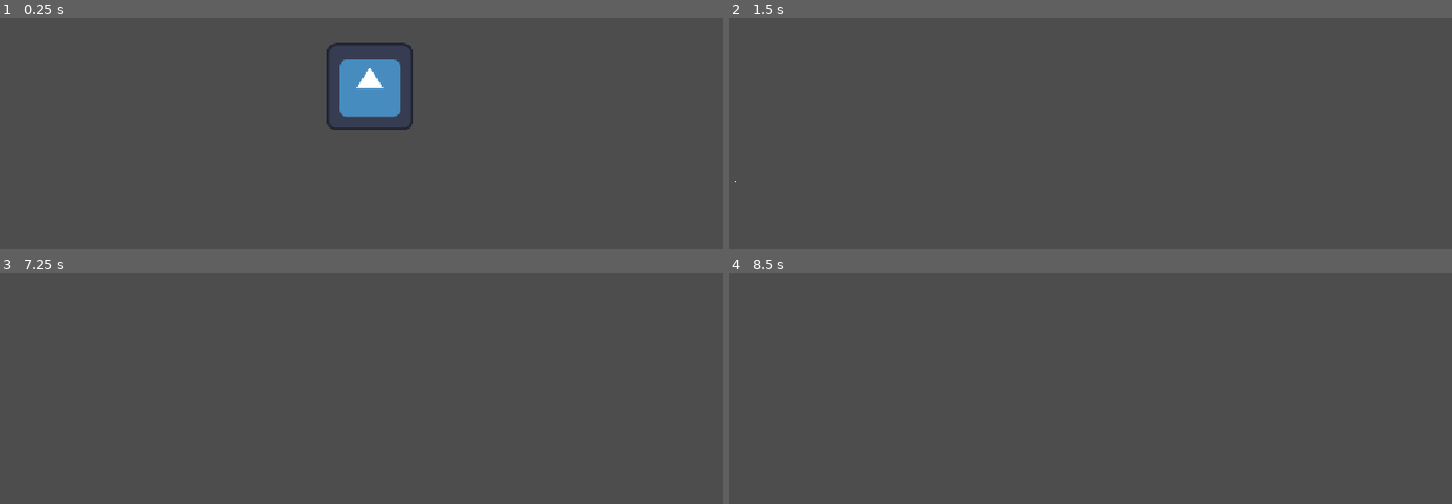
Above: before the commit, frames 1-4 (two rows, left to right).
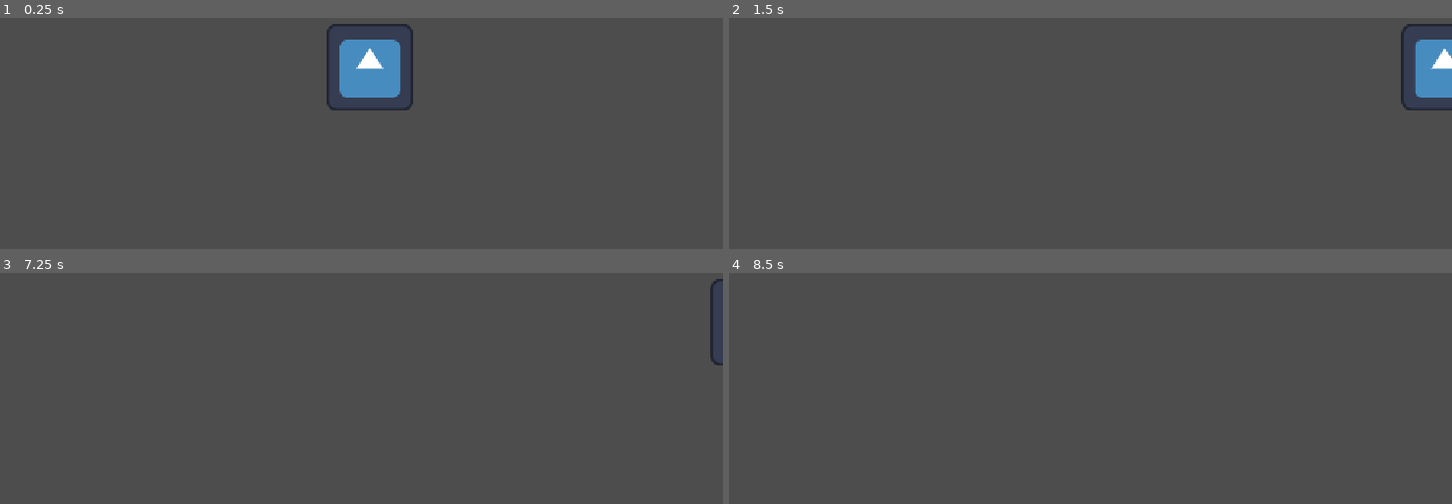
Above: after the commit, the same moments.

Repository: Cyclic612/wheel-spider-game2
Game: Godot game, scene res://character_body_2d.tscn
Two runs of this game, one before a commit and one after it. Both use one fixed random seed, a clock stepped at 60 frames per second and the inputs below. The engine's default icon, where the game draws it, is replaced by a stand-in: a white triangle on a blue panel in a dark square.
Inputs:
- Up to frame 1 (0.25 s): no input
- Up to frame 2 (1.5 s): tap Enter (ui_accept) at 0.5, 0.77, 0.8, 1.07, 1.35 s; hold Right (ui_right) from 0.53 s (still down); tap Q (dash, bound only after the commit) at 0.6 s
- Up to frame 3 (7.25 s): tap Enter (ui_accept) at 1.52, 1.82, 2, 2.3, 2.75, 3.02, 3.32, 3.5, 3.6, 3.77, 4.07, 4.25, 4.52, 4.82, 5, 5.3, 5.85, 6.02, 6.32, 6.77, 6.8, 7.07 s; tap Q (dash, bound only after the commit) at 1.55, 2.1, 2.85, 4.35, 5.1, 6.05, 6.6 s; release Right (ui_right) at 2.03 s; hold Left (ui_left) 2.03-2.78 s; hold Right (ui_right) 2.78-4.28 s; hold Left (ui_left) 4.28-5.03 s; hold Right (ui_right) 5.03-5.78 s; hold Left (ui_left) from 5.78 s (still down)
- Up to frame 4 (8.5 s): release Left (ui_left) at 7.28 s; hold Right (ui_right) from 7.28 s (still down); tap Q (dash, bound only after the commit) at 7.35 s; tap Enter (ui_accept) at 7.52, 7.82, 8.1 s

The runs differ from the first frame. In frame 1, 2.2% of the frame differs, in the area x 45-58%, y 2-49%; in frame 2, 1.6%; in frame 3, 0.2%; in frame 4, nothing differs.

Commit message:
Added movement logic

Diff:
--- a/character_body_2d.gd
+++ b/character_body_2d.gd
@@ -1,25 +1,39 @@
 extends CharacterBody2D
 
-
-const SPEED = 300.0
-const JUMP_VELOCITY = -400.0
+# Variable initialization
+const SPEED = 500.0
+const DASH_SPEED = 1500.0
+const ACCELERATION = 0.05
+var dashing = false
+var can_dash = true
 
 
 func _physics_process(delta: float) -> void:
-	# Add the gravity.
-	if not is_on_floor():
-		velocity += get_gravity() * delta
+	# Takes movement inputs and gives player ice physics with a lerp
+	var direction := Input.get_vector("move_left", "move_right", "move_up", "move_down")
+	var top_speed = Vector2.ZERO
 
-	# Handle jump.
-	if Input.is_action_just_pressed("ui_accept") and is_on_floor():
-		velocity.y = JUMP_VELOCITY
+	# Checks which speed value to use to update the player's velocity
+	if dashing:
+		top_speed = DASH_SPEED * direction
+	else:
+		top_speed = SPEED * direction
+	velocity = velocity.lerp(top_speed, ACCELERATION)
 
-	# Get the input direction and handle the movement/deceleration.
-	# As good practice, you should replace UI actions with custom gameplay actions.
-	var direction := Input.get_axis("ui_left", "ui_right")
-	if direction:
-		velocity.x = direction * SPEED
-	else:
-		velocity.x = move_toward(velocity.x, 0, SPEED)
+	# Starts dash
+	if Input.is_action_just_pressed("dash") and can_dash:
+		dashing = true
+		can_dash = false
+		$DashCooldown.start()
+		$DashDuration.start()
 
 	move_and_slide()
+
+
+# Ends dash
+func _on_dash_timer_timeout() -> void:
+	dashing = false
+
+
+func _on_dash_cooldown_timeout() -> void:
+	can_dash = true
--- a/character_body_2d.tscn
+++ b/character_body_2d.tscn
@@ -19,4 +19,11 @@
 position = Vector2(594, 385)
 shape = SubResource("CircleShape2D_g4v7s")
 
-[node name="CPUParticles2D" type="CPUParticles2D" parent="." unique_id=1482851933]
+[node name="DashDuration" type="Timer" parent="." unique_id=2080913080]
+wait_time = 0.2
+
+[node name="DashCooldown" type="Timer" parent="." unique_id=1240501381]
+wait_time = 5.0
+
+[connection signal="timeout" from="DashDuration" to="." method="_on_dash_timer_timeout"]
+[connection signal="timeout" from="DashCooldown" to="." method="_on_dash_cooldown_timeout"]
--- a/project.godot
+++ b/project.godot
@@ -20,6 +20,38 @@
 window/stretch/mode="canvas_items"
 window/stretch/aspect="expand"
 
+[input]
+
+move_right={
+"deadzone": 0.2,
+"events": [Object(InputEventKey,"resource_local_to_scene":false,"resource_name":"","device":-1,"window_id":0,"alt_pressed":false,"shift_pressed":false,"ctrl_pressed":false,"meta_pressed":false,"pressed":false,"keycode":0,"physical_keycode":68,"key_label":0,"unicode":100,"location":0,"echo":false,"script":null)
+, Object(InputEventKey,"resource_local_to_scene":false,"resource_name":"","device":-1,"window_id":0,"alt_pressed":false,"shift_pressed":false,"ctrl_pressed":false,"meta_pressed":false,"pressed":false,"keycode":0,"physical_keycode":4194321,"key_label":0,"unicode":0,"location":0,"echo":false,"script":null)
+]
+}
+move_left={
+"deadzone": 0.2,
+"events": [Object(InputEventKey,"resource_local_to_scene":false,"resource_name":"","device":-1,"window_id":0,"alt_pressed":false,"shift_pressed":false,"ctrl_pressed":false,"meta_pressed":false,"pressed":false,"keycode":0,"physical_keycode":65,"key_label":0,"unicode":97,"location":0,"echo":false,"script":null)
+, Object(InputEventKey,"resource_local_to_scene":false,"resource_name":"","device":-1,"window_id":0,"alt_pressed":false,"shift_pressed":false,"ctrl_pressed":false,"meta_pressed":false,"pressed":false,"keycode":0,"physical_keycode":4194319,"key_label":0,"unicode":0,"location":0,"echo":false,"script":null)
+]
+}
+move_up={
+"deadzone": 0.2,
+"events": [Object(InputEventKey,"resource_local_to_scene":false,"resource_name":"","device":-1,"window_id":0,"alt_pressed":false,"shift_pressed":false,"ctrl_pressed":false,"meta_pressed":false,"pressed":false,"keycode":0,"physical_keycode":87,"key_label":0,"unicode":119,"location":0,"echo":false,"script":null)
+, Object(InputEventKey,"resource_local_to_scene":false,"resource_name":"","device":-1,"window_id":0,"alt_pressed":false,"shift_pressed":false,"ctrl_pressed":false,"meta_pressed":false,"pressed":false,"keycode":0,"physical_keycode":4194320,"key_label":0,"unicode":0,"location":0,"echo":false,"script":null)
+]
+}
+move_down={
+"deadzone": 0.2,
+"events": [Object(InputEventKey,"resource_local_to_scene":false,"resource_name":"","device":-1,"window_id":0,"alt_pressed":false,"shift_pressed":false,"ctrl_pressed":false,"meta_pressed":false,"pressed":false,"keycode":0,"physical_keycode":83,"key_label":0,"unicode":115,"location":0,"echo":false,"script":null)
+, Object(InputEventKey,"resource_local_to_scene":false,"resource_name":"","device":-1,"window_id":0,"alt_pressed":false,"shift_pressed":false,"ctrl_pressed":false,"meta_pressed":false,"pressed":false,"keycode":0,"physical_keycode":4194322,"key_label":0,"unicode":0,"location":0,"echo":false,"script":null)
+]
+}
+dash={
+"deadzone": 0.2,
+"events": [Object(InputEventKey,"resource_local_to_scene":false,"resource_name":"","device":-1,"window_id":0,"alt_pressed":false,"shift_pressed":false,"ctrl_pressed":false,"meta_pressed":false,"pressed":false,"keycode":0,"physical_keycode":81,"key_label":0,"unicode":113,"location":0,"echo":false,"script":null)
+]
+}
+
 [physics]
 
 3d/physics_engine="Jolt Physics"
Not shown: 1 places in character_body_2d.tscn that only renumber resources
